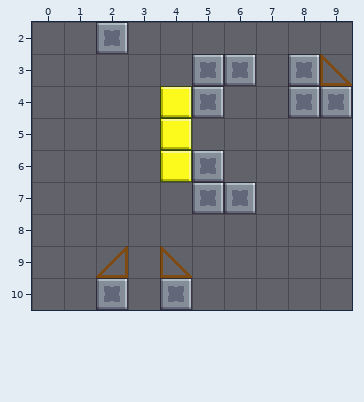
One commit to this Tiled map (JSON): Assets/Level_Editor/TileMap/Room_71.tmj. Above is the file before it was changed.
Cells are 32x32 px. Shown: x 0..9, y 2..10.
Once edited:
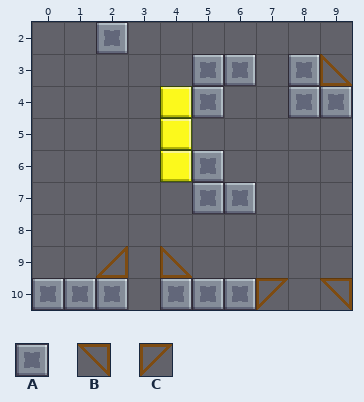
Key: from "tileSet": A 33 "wall", B 116 "bridge", C 117 "bridge".
_ is an empty cell, . an unchanged one.
Changes in this commit:
--- layer "Blocks"
@@ x 0..9 @@
-10 __...___._
+10 AA...AAC.B
Boxes around the changes in both pictures, in picture pixels (x1, y1, x2, y2):
added: (32, 278, 96, 310)
added: (192, 278, 288, 310)
added: (320, 278, 352, 310)
